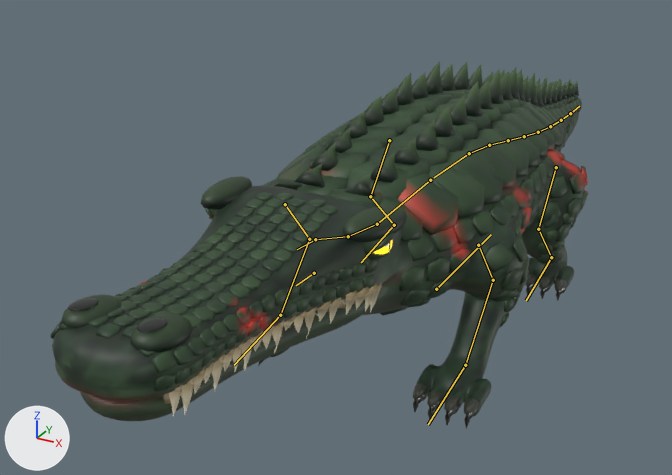
An edit to the glTF model assets/models/dinos/alpha-sarcosuchus.glb, drawn before and after from the same camera.
The view is the same before and after, from a 50 mm camera at (5.27, -13.09, 7.09) aimed at (-1.51, -0.78, 0.93). The axes (+X, +Y, +Z) are drawn at lower left. The lights are the same throughout. The picture after the commit comes second. Both versions are drawn at frame 18 of the action 'AlphaSarcosuchus_Attack'; the numbers are the values there. The bones that bend it are drawn over the model as lines.

In view in the first picture: 'AlphaSarcosuchus'.
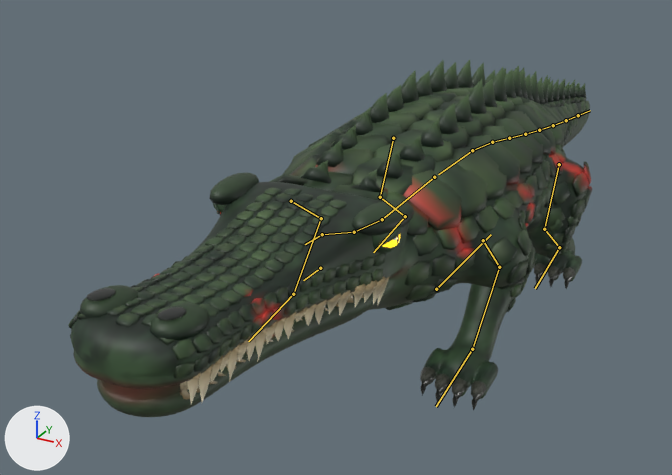
Changed parts and their boxes [x1, y1, x2, y2] in the pictures (672 x 475 px):
'AlphaSarcosuchus', posed
    before: [51, 62, 589, 429]
    after: [68, 60, 592, 417]
bone 'Body', root to tip
    before: (469, 153) to (434, 177)
    after: (472, 150) to (438, 174)
bone 'BackUpLegL', root to tip
    before: (556, 167) to (538, 229)
    after: (559, 164) to (544, 229)
bone 'BackLowLegL', root to tip
    before: (538, 229) to (551, 257)
    after: (544, 229) to (559, 247)
bone 'BackFootL', root to tip
    before: (551, 257) to (526, 300)
    after: (559, 247) to (535, 288)
bone 'BackUpLegR', root to tip
    before: (389, 140) to (370, 196)
    after: (393, 138) to (380, 197)
bone 'BackLowLegR', root to tip
    before: (370, 196) to (394, 225)
    after: (380, 197) to (405, 216)
bone 'BackFootR', root to tip
    before: (394, 225) to (361, 262)
    after: (405, 216) to (373, 252)
bone 'FrontUpLegL', root to tip
    before: (478, 245) to (493, 280)
    after: (483, 240) to (499, 267)
bone 'FrontLowLegL', root to tip
    before: (493, 280) to (465, 365)
    after: (499, 267) to (472, 349)
bone 'FrontUpLegR', root to tip
    before: (285, 204) to (309, 239)
    after: (291, 201) to (321, 218)
bone 'FrontLowLegR', root to tip
    before: (309, 239) to (280, 315)
    after: (321, 218) to (293, 294)
bone 'Head', root to tip
    before: (315, 239) to (297, 249)
    after: (322, 234) to (305, 244)
bone 'Jaw', root to tip
    before: (314, 273) to (296, 285)
    after: (320, 268) to (303, 280)
bone 'Tail4', root to tip
    before: (524, 136) to (538, 132)
    after: (525, 134) to (539, 130)
bone 'Tail5', root to tip
    before: (538, 132) to (550, 126)
    after: (539, 130) to (553, 125)
bone 'Tail6', root to tip
    before: (550, 126) to (561, 120)
    after: (553, 125) to (566, 120)

Edits to the bpy script that builds the scene:
```text
Change bone_body:
    where bone_body = bpy.data.objects['AlphaSarcosuchusRig'].pose.bones['Body']  # child of 'root'
    bone_body.location: (0.0, 0.48, 0.01) -> (0.0, 0.31, 0.01)
Change bone_backuplegl:
    where bone_backuplegl = bpy.data.objects['AlphaSarcosuchusRig'].pose.bones['BackUpLegL']  # child of 'Body'
    bone_backuplegl.rotation_quaternion: (1.0, 0.0, 0.0, 0.0) -> (0.993, 0.114, 0.0, 0.0)  # degrees (0, 0, 0) -> degrees (13, 0, 0)
Change bone_backlowlegl:
    where bone_backlowlegl = bpy.data.objects['AlphaSarcosuchusRig'].pose.bones['BackLowLegL']  # child of 'BackUpLegL'
    bone_backlowlegl.rotation_quaternion: (1.0, 0.0, 0.0, 0.0) -> (0.999, -0.048, 0.0, 0.0)  # degrees (0, 0, 0) -> degrees (-6, 0, 0)
Change bone_backfootl:
    where bone_backfootl = bpy.data.objects['AlphaSarcosuchusRig'].pose.bones['BackFootL']  # child of 'BackLowLegL'
    bone_backfootl.rotation_quaternion: (1.0, 0.0, 0.0, 0.0) -> (0.998, -0.065, 0.0, 0.0)  # degrees (0, 0, 0) -> degrees (-8, 0, 0)
Change bone_backuplegr:
    where bone_backuplegr = bpy.data.objects['AlphaSarcosuchusRig'].pose.bones['BackUpLegR']  # child of 'Body'
    bone_backuplegr.rotation_quaternion: (1.0, 0.0, 0.0, 0.0) -> (0.993, 0.114, 0.0, 0.0)  # degrees (0, 0, 0) -> degrees (13, 0, 0)
Change bone_backlowlegr:
    where bone_backlowlegr = bpy.data.objects['AlphaSarcosuchusRig'].pose.bones['BackLowLegR']  # child of 'BackUpLegR'
    bone_backlowlegr.rotation_quaternion: (1.0, 0.0, 0.0, 0.0) -> (0.999, -0.048, 0.0, 0.0)  # degrees (0, 0, 0) -> degrees (-6, 0, 0)
Change bone_backfootr:
    where bone_backfootr = bpy.data.objects['AlphaSarcosuchusRig'].pose.bones['BackFootR']  # child of 'BackLowLegR'
    bone_backfootr.rotation_quaternion: (1.0, 0.0, 0.0, 0.0) -> (0.998, -0.065, 0.0, 0.0)  # degrees (0, 0, 0) -> degrees (-8, 0, 0)
Change bone_frontuplegl:
    where bone_frontuplegl = bpy.data.objects['AlphaSarcosuchusRig'].pose.bones['FrontUpLegL']  # child of 'Shoulders'
    bone_frontuplegl.rotation_quaternion: (1.0, 0.0, 0.0, 0.0) -> (0.998, 0.065, 0.0, 0.0)  # degrees (0, 0, 0) -> degrees (7, 0, 0)
Change bone_frontlowlegl:
    where bone_frontlowlegl = bpy.data.objects['AlphaSarcosuchusRig'].pose.bones['FrontLowLegL']  # child of 'FrontUpLegL'
    bone_frontlowlegl.rotation_quaternion: (1.0, 0.0, 0.0, 0.0) -> (0.996, -0.085, 0.0, 0.0)  # degrees (0, 0, 0) -> degrees (-10, 0, 0)
Change bone_frontuplegr:
    where bone_frontuplegr = bpy.data.objects['AlphaSarcosuchusRig'].pose.bones['FrontUpLegR']  # child of 'Shoulders'
    bone_frontuplegr.rotation_quaternion: (1.0, 0.0, 0.0, 0.0) -> (0.991, 0.133, 0.0, 0.0)  # degrees (0, 0, 0) -> degrees (15, 0, 0)
Change bone_frontlowlegr:
    where bone_frontlowlegr = bpy.data.objects['AlphaSarcosuchusRig'].pose.bones['FrontLowLegR']  # child of 'FrontUpLegR'
    bone_frontlowlegr.rotation_quaternion: (1.0, 0.0, 0.0, 0.0) -> (0.993, -0.115, 0.0, 0.0)  # degrees (0, 0, 0) -> degrees (-13, 0, 0)
Change bone_head:
    where bone_head = bpy.data.objects['AlphaSarcosuchusRig'].pose.bones['Head']  # child of 'Neck2'
    bone_head.rotation_quaternion: (0.999, -0.05, 0.0, 0.0) -> (0.998, -0.056, 0.0, -0.01)  # degrees (-6, 0, 0) -> degrees (-6, 0, -1)
Change bone_jaw:
    where bone_jaw = bpy.data.objects['AlphaSarcosuchusRig'].pose.bones['Jaw']  # child of 'Head'
    bone_jaw.rotation_quaternion: (1.0, -0.01, 0.0, 0.0) -> (1.0, -0.02, 0.0, 0.0)  # degrees (-1, 0, 0) -> degrees (-2, 0, 0)
Change bone_tail4:
    where bone_tail4 = bpy.data.objects['AlphaSarcosuchusRig'].pose.bones['Tail4']  # child of 'Tail3'
    bone_tail4.rotation_quaternion: (1.0, 0.003, -0.001, 0.006) -> (1.0, 0.0, 0.0, -0.001)  # degrees (0, 0, 1) -> degrees (0, 0, 0)
Change bone_tail5:
    where bone_tail5 = bpy.data.objects['AlphaSarcosuchusRig'].pose.bones['Tail5']  # child of 'Tail4'
    bone_tail5.rotation_quaternion: (1.0, 0.004, -0.001, 0.007) -> (1.0, 0.0, 0.0, -0.003)  # degrees (0, 0, 1) -> degrees (0, 0, 0)
Change bone_tail6:
    where bone_tail6 = bpy.data.objects['AlphaSarcosuchusRig'].pose.bones['Tail6']  # child of 'Tail5'
    bone_tail6.rotation_quaternion: (1.0, 0.004, -0.001, 0.007) -> (1.0, 0.0, 0.001, -0.004)  # degrees (0, 0, 1) -> degrees (0, 0, 0)
```
